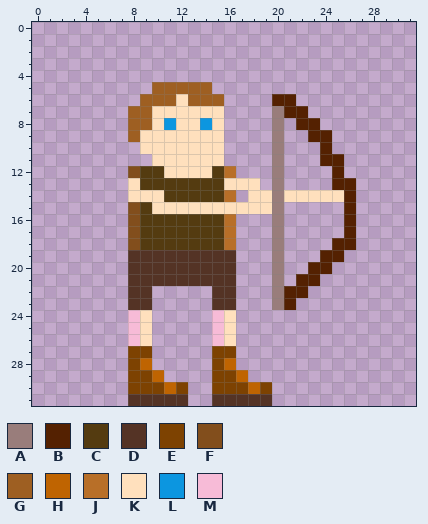
Two versions of one pixel-art sprite, GoopSlayer/Sprites/ArcherRight.png. That is the earlier state.
The file is 32x32 pixels.
Palette (. is transparent): A #997d7b  B #542101  C #543b10  D #543325  E #7d4201  F #824e1c  G #9e5f22  H #bf6401  J #b86f28  K #ffe0bd  L #0c96e0  M #f7bbd7
Pixels before, first column x 8:
 5 ..GGGGG............
 6 .GGGKGGG....BB.....
 7 GGKKKKKK....ABB....
 8 GGKLKKLK....A.BB...
 9 GKKKKKKK....A..BB..
10 .KKKKKKK....A...B..
11 ..KKKKKK....A...BB.
12 FCCKKKKCJ...A....B.
13 KCCCCCCCKKK.A....BB
14 KKKCCCCCJ.KKAKKKKKB
15 FCKKKKKKKKKKA.....B
16 FCCCCCCCJ...A.....B
17 FCCCCCCCJ...A.....B
18 FCCCCCCCJ...A....BB
19 DDDDDDDDD...A...BB.
20 DDDDDDDDD...A..BB..
21 DDDDDDDDD...A.BB...
22 DD.....DD...ABB....
23 DD.....DD...AB.....
24 MK.....MK..........
25 MK.....MK..........
26 MK.....MK..........
27 EE.....EE..........
28 EH.....EH..........
29 EEH....EEH.........
30 EEEHE..EEEHE.......
31 DDDDD..DDDDD.......
The same view after the edit:
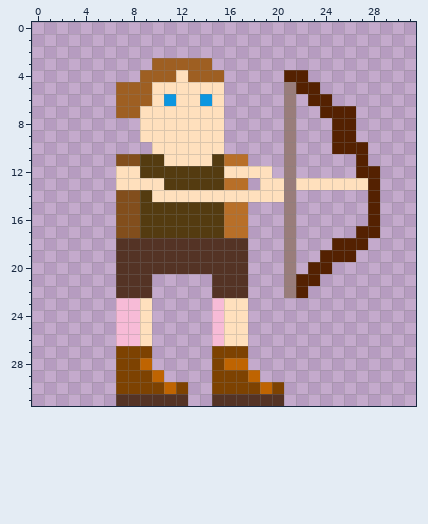
Change:
Colour A now appears in row 5 at x 21; in rows 8 to 13 at x 21; in rows 15 to 21 at x 21.
The author changed colour B to colour A in rows 6 to 7 at x 21; in row 22 at x 21.
The author changed colour K to colour A in row 14 at x 21.
Colour B now appears in row 4 at x 21 to 22; in row 5 at x 22 to 23; in row 6 at x 23 to 24; in row 7 at x 24 to 26; in rows 8 to 9 at x 25 to 26; in row 10 at x 25 to 27.
Colour B now appears in row 11 at x 27; in row 12 at x 27 to 28; in rows 13 to 16 at x 28; in row 17 at x 27 to 28; in row 18 at x 27; in row 19 at x 26.
Colour C now appears in row 11 at x 9.
The author changed colour K to colour C in row 11 at x 10 and 15; in row 12 at x 11 to 14; in row 14 at x 9; in row 15 at x 10 to 15.
Colour D now appears in rows 18 to 22 at x 7 and 17; in row 31 at x 7 and 20.
The author changed colour C to colour D in row 18 at x 9 to 15.
The author changed colour F to colour D in row 18 at x 8.
The author changed colour J to colour D in row 18 at x 16.
Colour E now appears in row 27 at x 7 and 17; in rows 28 to 29 at x 7; in row 30 at x 7 and 20.
The author changed colour H to colour E in row 29 at x 17; in row 30 at x 18.
Colour F now appears in row 11 at x 7 to 8; in rows 14 to 17 at x 7.
The author changed colour K to colour F in row 14 at x 8.
Colour G now appears in row 3 at x 10 to 14; in row 4 at x 9 to 11 and 13 to 15; in row 5 at x 7 to 9; in row 6 at x 7 to 8; in row 7 at x 7.
Colour H now appears in row 28 at x 17; in row 29 at x 18.
The author changed colour E to colour H in row 30 at x 19.
Colour J now appears in row 11 at x 16 to 17; in rows 16 to 17 at x 17.
The author changed colour K to colour J in row 13 at x 16 to 17; in row 15 at x 16 to 17.
Colour K now appears in row 4 at x 12; in row 5 at x 15; in row 12 at x 7 and 17 to 19; in row 13 at x 7, 19, 22 to 24 and 27; in row 14 at x 17; in rows 23 to 26 at x 17.
The author changed colour A to colour K in rows 13 to 14 at x 20.
The author changed colour B to colour K in row 13 at x 25 to 26.
The author changed colour C to colour K in row 13 at x 9 to 10; in row 14 at x 11 to 15.
The author changed colour D to colour K in row 23 at x 9 and 16.
The author changed colour F to colour K in row 12 at x 8.
The author changed colour G to colour K in row 5 at x 10 to 14; in row 6 at x 10, 13 and 15; in rows 7 to 8 at x 9.
The author changed colour J to colour K in row 12 at x 16; in row 14 at x 16.
The author changed colour L to colour K in row 8 at x 11 and 14.
The author changed colour G to colour L in row 6 at x 11 and 14.
Colour M now appears in rows 23 to 26 at x 7.
The author changed colour D to colour M in row 23 at x 8 and 15.
The edit erases colour A in rows 7 to 12 at x 20; in rows 15 to 23 at x 20.
The edit erases colour B in row 6 at x 20; in row 7 at x 22; in row 8 at x 22 to 23; in row 9 at x 23 to 24; in row 10 at x 24; in row 11 at x 24 to 25.
The edit erases colour B in row 12 at x 25; in rows 14 to 17 at x 26; in row 23 at x 21.
The edit erases colour D in row 21 at x 10 to 14.
The edit erases colour G in rows 8 to 9 at x 8.
The edit erases colour K in row 10 at x 9; in row 13 at x 18; in row 14 at x 22 to 25; in row 15 at x 18 to 19.
Pixel boxes of the changes (left, top, right, bottom) in both pictures:
changed: (116, 58, 380, 406)
